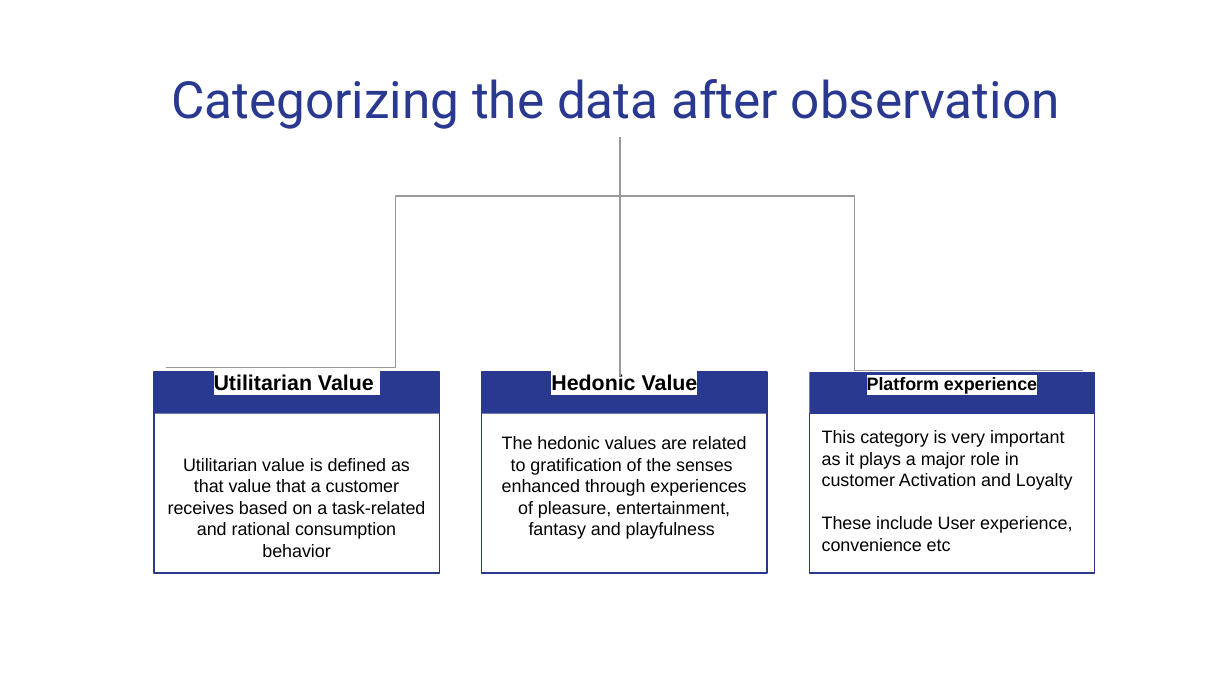
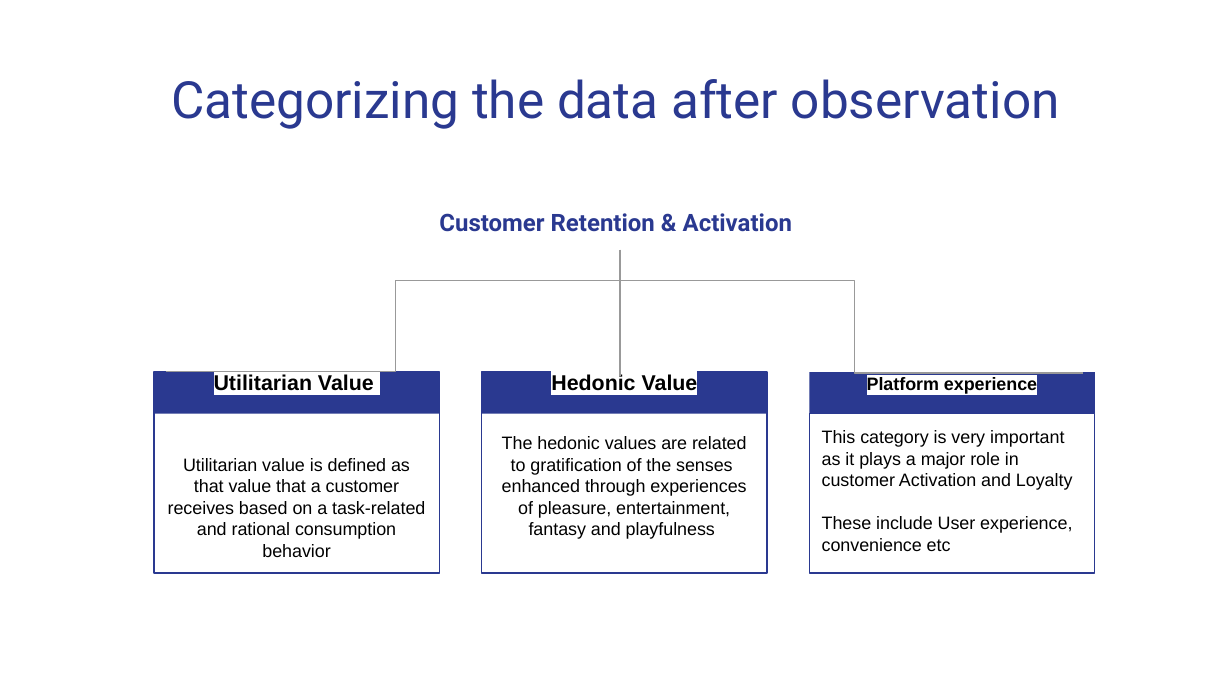
Before and after one commit to Pramodh23EAlpha/Internship, a slide deck: slide 8 of Customer_Activation_Retention(Data Analysis)/Case study.pptx. Drawn at 1232x693 pixels with LibreOffice and Linux fonts; fonts in the diff are those of the drawing. Boxes give left, top, right and bottom in pixels: in the first picture for what was removed or moved away, otherwise in the second. Text is boxed around its words. In the diff, an @@ line names an element or a change of style, - is before the commit and + after.

```diff
--- a/Customer_Activation_Retention(Data Analysis)/Case study.pptx
+++ b/Customer_Activation_Retention(Data Analysis)/Case study.pptx
@@ text added at (x1=439, y1=213, x2=792, y2=232), 14 pt, text #2A3990, bold @@
+Customer Retention & Activation
@@ line moved from (620, 137) - (620, 376) to (620, 250) - (620, 376) @@
@@ elbow line moved from (626, 196) - (165, 368) to (626, 281) - (165, 372) @@
@@ elbow line moved from (626, 196) - (1083, 371) to (626, 281) - (1083, 373) @@
```
Also in this commit, not shown: 18 slides added.
